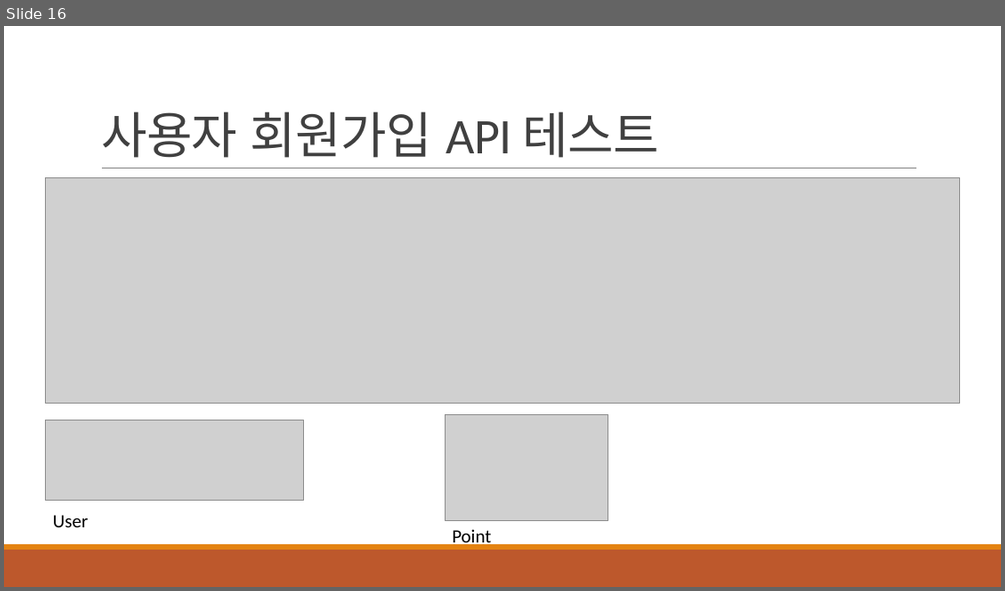
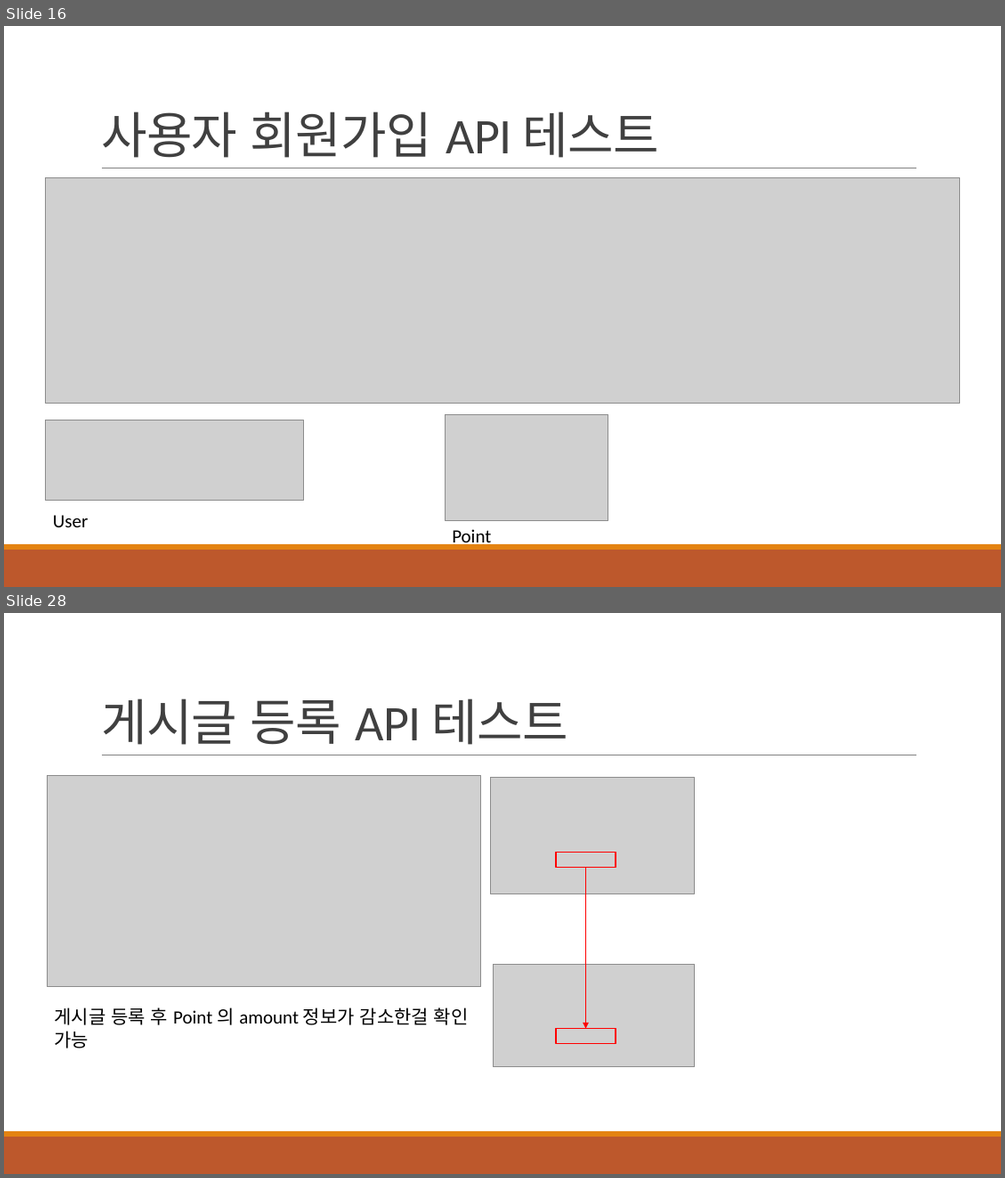
Before and after one commit to khb3025/study-msa, a slide deck: msa-ppt/3. 데이터 쓰기 API 구현.pptx. Shown one above the other, each under a label of ours: slide 16 before the commit, slides 16 and 28 after it; the slides between them are not shown. The pictures are 1005x591 and 1005x1178 pixels, drawn with LibreOffice and Linux fonts; fonts in the diff are those of the drawing; grey boxes stand for pictures. Boxes give left, top, right and bottom in pixels: in the first picture for what was removed or moved away, otherwise in the second. Text is boxed around its words. In the diff, an @@ line names an element or a change of style, - is before the commit and + after.

Commit message:
feat : 게시글 등록 시 동작 재정의
1. 게시글 등록 요청
2. 포인트 차감
3. 게시글 저장
4. 활동포인트 증가

```diff
--- a/msa-ppt/3. 데이터 쓰기 API 구현.pptx
+++ b/msa-ppt/3. 데이터 쓰기 API 구현.pptx
@@ slide 28 added at <box>4,613,1001,1174</box>, background #FFFFFF; not listed: 3 template elements that a slide beside it also shows @@
@@ title added at <box>101,698,568,745</box>, 48 pt, text #404040 @@
+게시글 등록 API 테스트
@@ picture added at <box>48,775,481,986</box> @@
@@ picture added at <box>490,778,695,893</box> @@
@@ rectangle added at <box>556,852,615,868</box>, outline #FF0000 1.25 pt @@
@@ arrow added from (586, 868) to (586, 1029), #FF0000 1 pt @@
@@ picture added at <box>493,964,695,1067</box> @@
@@ text added at <box>55,1007,469,1048</box>, 18 pt, text #000000 @@
+게시글 등록 후 Point 의 amount 정보가 감소한걸 확인 가능
@@ rectangle added at <box>556,1029,615,1044</box>, outline #FF0000 1.25 pt @@
```
Also in this commit, not shown: 1 slide changed, 11 other slides added, 8 other files.
